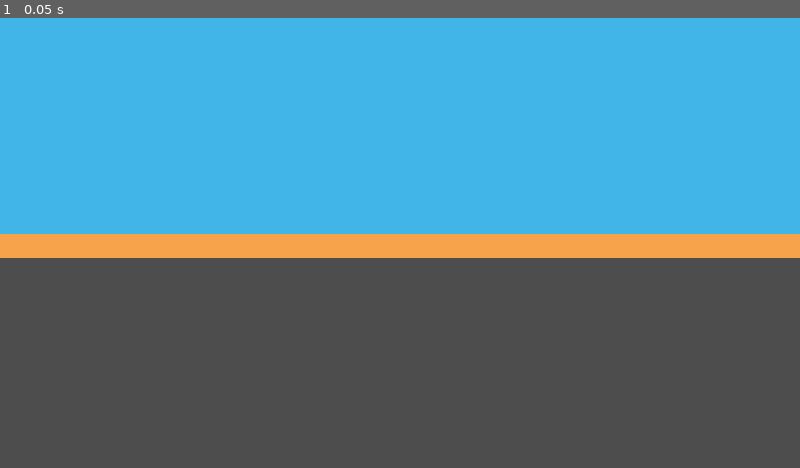
Above: before the commit, frame 1.
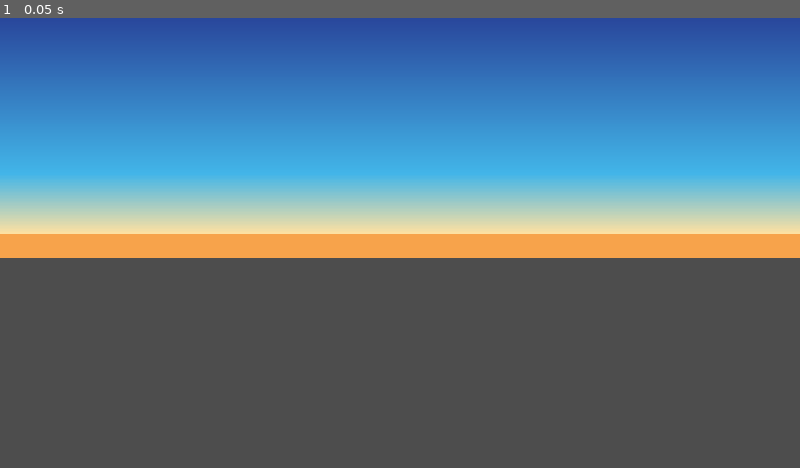
Above: after the commit, the same moment.

Repository: felipegonzalez2112/out-run-retro
Game: Godot game, scene res://main.tscn
The game is run twice, just before and just after one commit, with the same random seed, the same clock (stepped at 60 frames per second) and the same inputs.
Inputs:
- Up to frame 1 (0.05 s): no input

The runs differ from the first frame. In frame 1, 38% of the frame differs, in the area x 0-100%, y 0-48%.

Commit message:
Add sunset sky gradient

Diff:
--- a/main.gd
+++ b/main.gd
@@ -3,16 +3,45 @@
 
 # Colores del paisaje
 const SKY_COLOR = Color("#42b5e8")
+const SKY_TOP_COLOR = Color("#29469b")
+const SKY_GLOW_COLOR = Color("#ffe1a1")
 const HORIZON_COLOR = Color("#f7a34b")
 
 func _draw():
 	var screen_size = get_viewport_rect().size
 	var horizon = screen_size.y * 0.48
+	var sky_middle = horizon * 0.72
 
-	# Cielo
-	draw_rect(
-		Rect2(0, 0, screen_size.x, horizon),
-		SKY_COLOR
+	# Degradado azul: del tono profundo de arriba al celeste del centro.
+	draw_polygon(
+		PackedVector2Array([
+			Vector2(0, 0),
+			Vector2(screen_size.x, 0),
+			Vector2(screen_size.x, sky_middle),
+			Vector2(0, sky_middle)
+		]),
+		PackedColorArray([
+			SKY_TOP_COLOR,
+			SKY_TOP_COLOR,
+			SKY_COLOR,
+			SKY_COLOR
+		])
+	)
+
+	# Resplandor cálido que prepara el horizonte del atardecer.
+	draw_polygon(
+		PackedVector2Array([
+			Vector2(0, sky_middle),
+			Vector2(screen_size.x, sky_middle),
+			Vector2(screen_size.x, horizon),
+			Vector2(0, horizon)
+		]),
+		PackedColorArray([
+			SKY_COLOR,
+			SKY_COLOR,
+			SKY_GLOW_COLOR,
+			SKY_GLOW_COLOR
+		])
 	)
 
 	# Franja cálida del horizonte
